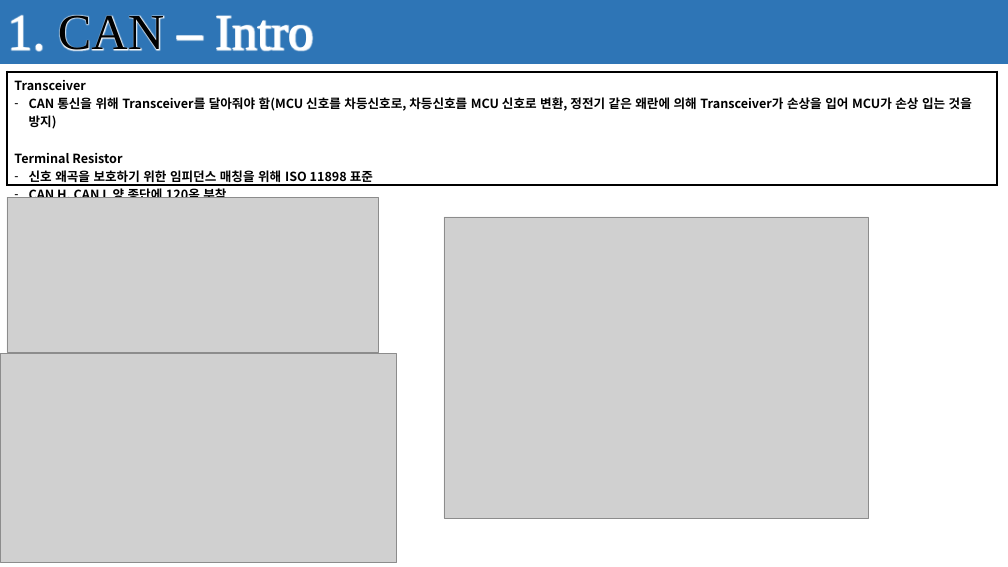
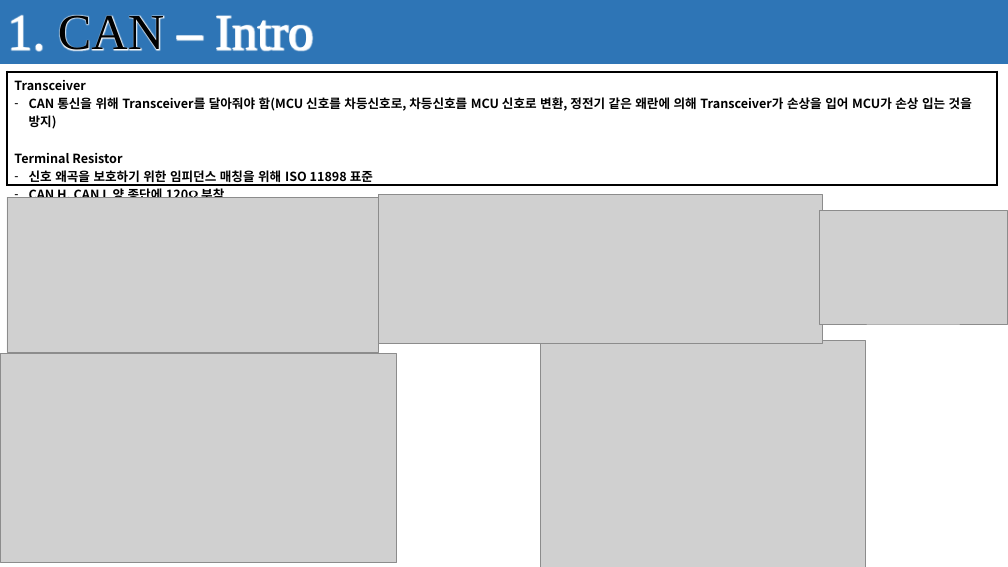
Before and after one commit to seonghokim/Study, a slide deck: slide 4 of Study Material/Firmware Explanation.pptx. Drawn at 1008x567 pixels with LibreOffice and Linux fonts; fonts in the diff are those of the drawing; grey boxes stand for pictures; background and template pictures are left out. Boxes give left, top, right and bottom in pixels: in the first picture for what was removed or moved away, otherwise in the second. Text is boxed around its words. In the diff, an @@ line names an element or a change of style, - is before the commit and + after.

```diff
--- a/Study Material/Firmware Explanation.pptx
+++ b/Study Material/Firmware Explanation.pptx
@@ table at box(7, 72, 997, 202) @@
-row 1, column 1: Transceiver / CAN 통신을 위해 Transceiver를 달아줘야 함(MCU 신호를 차등신호로, 차등신호를 MCU 신호로 변환, 정전기 같은 왜란에 의해 Transceiver가 손상을 입어 MCU가 손상 입는 것을 방지) / Terminal Resistor / 신호 왜곡을 보호하기 위한 임피던스 매칭을 위해 ISO 11898 표준 / CAN H, CAN L 양 종단에 120옴 부착
+row 1, column 1: Transceiver / CAN 통신을 위해 Transceiver를 달아줘야 함(MCU 신호를 차등신호로, 차등신호를 MCU 신호로 변환, 정전기 같은 왜란에 의해 Transceiver가 손상을 입어 MCU가 손상 입는 것을 방지) / Terminal Resistor / 신호 왜곡을 보호하기 위한 임피던스 매칭을 위해 ISO 11898 표준 / CAN H, CAN L 양 종단에 120Ω 부착
@@ picture added at box(379, 194, 823, 344) @@
@@ picture added at box(819, 211, 1007, 324) @@
@@ picture: place and size @@
-picture at box(444, 217, 868, 518)
+picture at box(541, 340, 866, 567)
```
Also in this commit, not shown: 1 other slide changed, 11 slides added, 3 other files.
